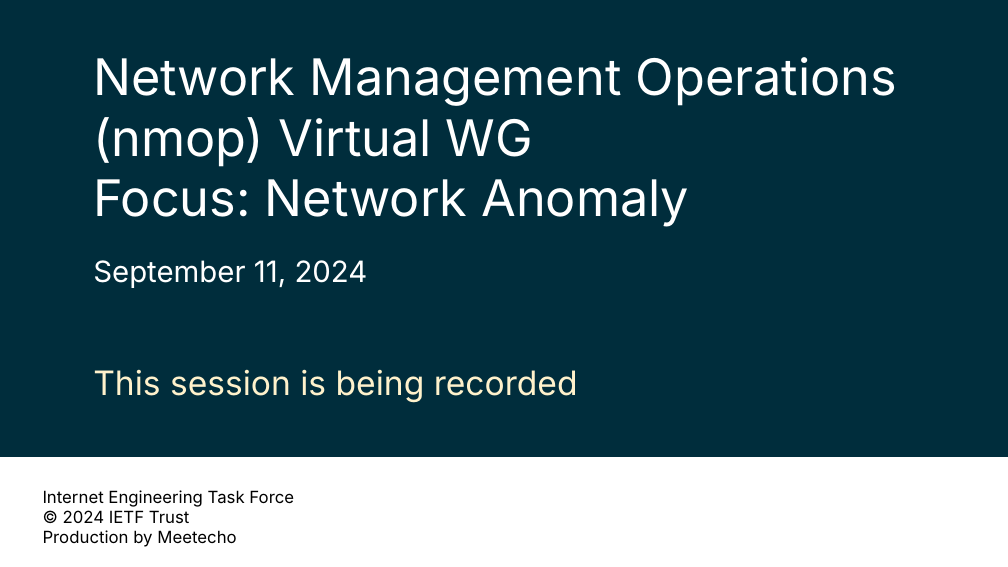
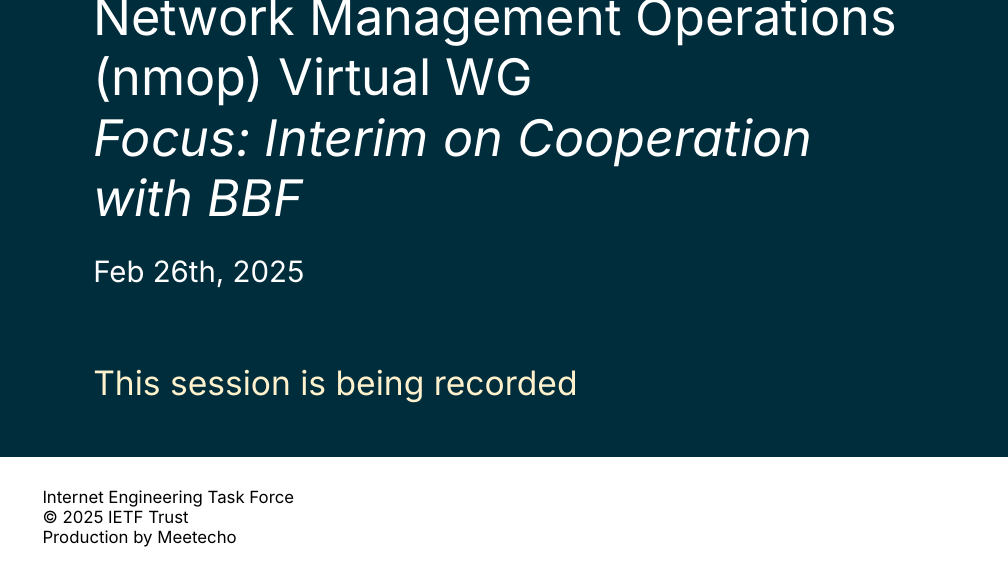
Before and after one commit to ietf-wg-nmop/IETF-Meetings, a slide deck: slide 1 of interim-092024/nmop-chairs-slides.pptx. Drawn at 1008x567 pixels with LibreOffice and Linux fonts; fonts in the diff are those of the drawing; background and template pictures are left out. Boxes give left, top, right and bottom in pixels: in the first picture for what was removed or moved away, otherwise in the second. Text is boxed around its words. In the diff, an @@ line names an element or a change of style, - is before the commit and + after.

```diff
--- a/interim-092024/nmop-chairs-slides.pptx
+++ b/interim-092024/nmop-chairs-slides.pptx
@@ title at <box>93,0,897,217</box>: text changed @@
-Network Management Operations (nmop) Virtual WG
-Focus: Network Anomaly
+Network Management Operations (nmop) Virtual WG
+Focus: Interim on Cooperation with BBF
@@ text at <box>93,260,305,287</box>: text changed @@
-September 11, 2024
+Feb 26th, 2025
@@ text at <box>63,510,188,524</box>: text changed @@
-© 2024 IETF Trust
+© 2025 IETF Trust
```
Also in this commit, not shown: 1 other slide changed, 2 slides added, 3 slides removed.
